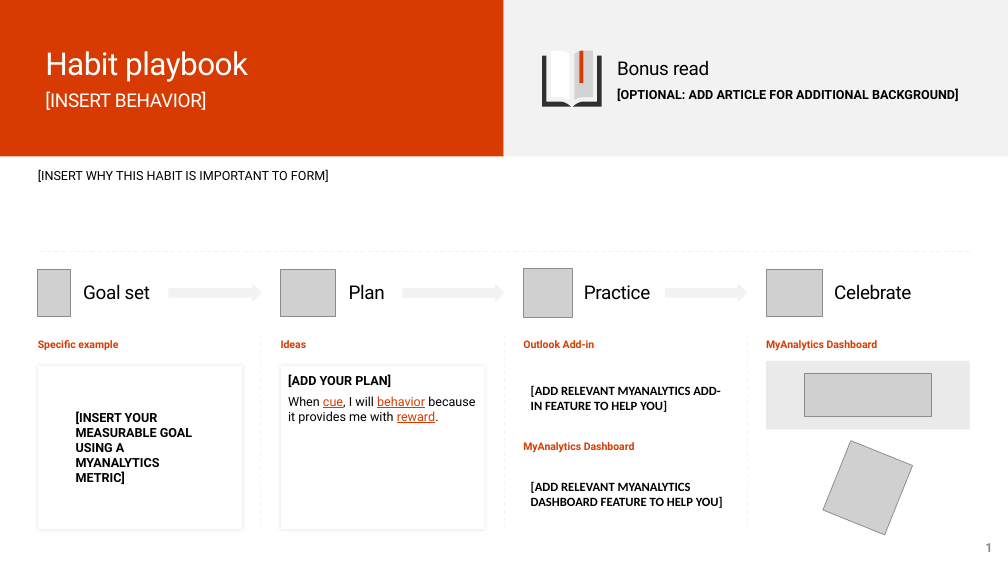
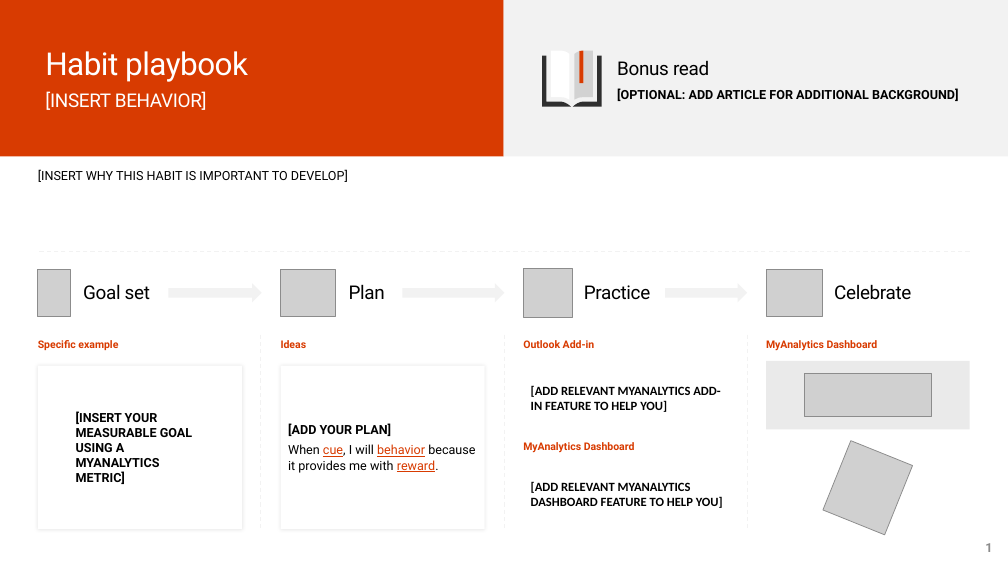
Before and after one commit to MicrosoftDocs/Viva, a slide deck: slide 1 of WorkplaceAnalytics/MyAnalytics/Use/MyA-Adoption/Habit-playbook-template.pptx. Drawn at 1008x567 pixels with LibreOffice and Linux fonts; fonts in the diff are those of the drawing; grey boxes stand for pictures. Boxes give left, top, right and bottom in pixels: in the first picture for what was removed or moved away, otherwise in the second. Text is boxed around its words. In the diff, an @@ line names an element or a change of style, - is before the commit and + after.

```diff
--- a/WorkplaceAnalytics/MyAnalytics/Use/MyA-Adoption/Habit-playbook-template.pptx
+++ b/WorkplaceAnalytics/MyAnalytics/Use/MyA-Adoption/Habit-playbook-template.pptx
@@ text at (38,169,348,182): text changed @@
-  [INSERT WHY THIS HABIT IS IMPORTANT TO FORM]
+  [INSERT WHY THIS HABIT IS IMPORTANT TO DEVELOP]
@@ text "[ADD YOUR PLAN]" at (281,366,485,529): vertical alignment top to middle @@
```
Also in this commit, not shown: 13 other files.
